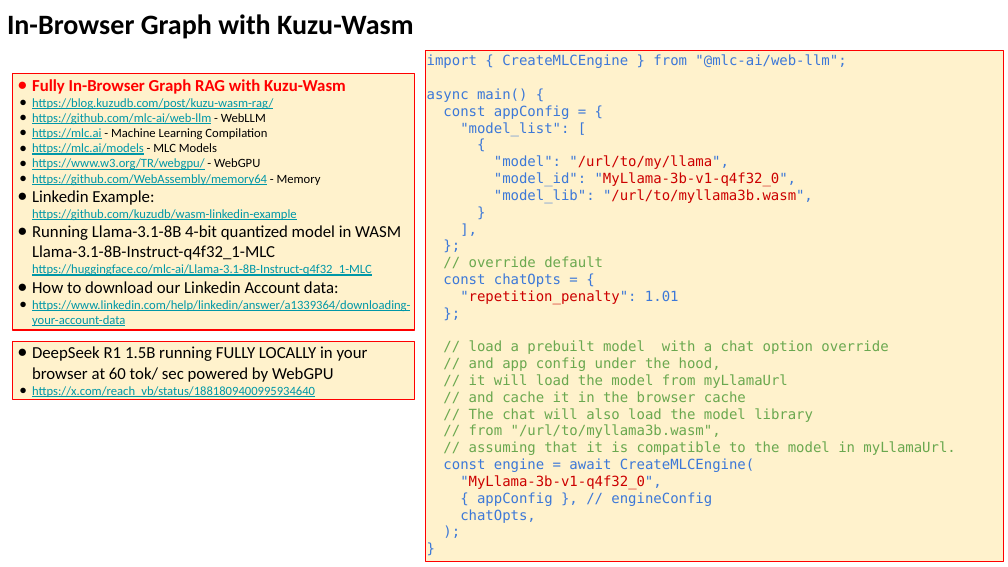
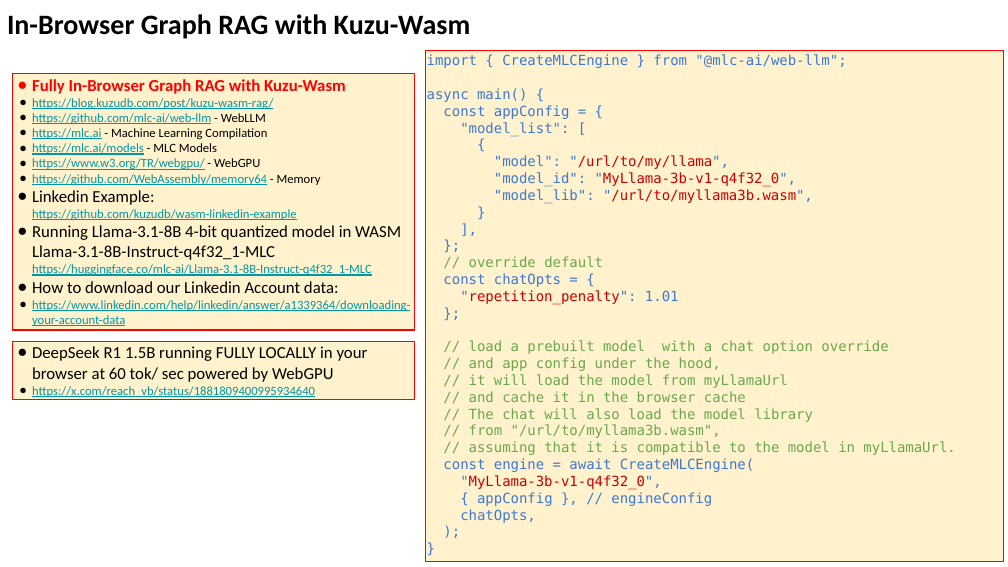
Before and after one commit to lselector/seminar, a slide deck: slide 16 of 2025/2025-03-21-AI-Updates.pptx. Drawn at 1008x567 pixels with LibreOffice and Linux fonts; fonts in the diff are those of the drawing. Boxes give left, top, right and bottom in pixels: in the first picture for what was removed or moved away, otherwise in the second. Text is boxed around its words. In the diff, an @@ line names an element or a change of style, - is before the commit and + after.

```diff
--- a/2025/2025-03-21-AI-Updates.pptx
+++ b/2025/2025-03-21-AI-Updates.pptx
@@ text at [7,14,471,39]: text changed @@
-In-Browser Graph with Kuzu-Wasm
+In-Browser Graph RAG with Kuzu-Wasm
```
Also in this commit, not shown: 4 other slides changed, 1 slide removed.
